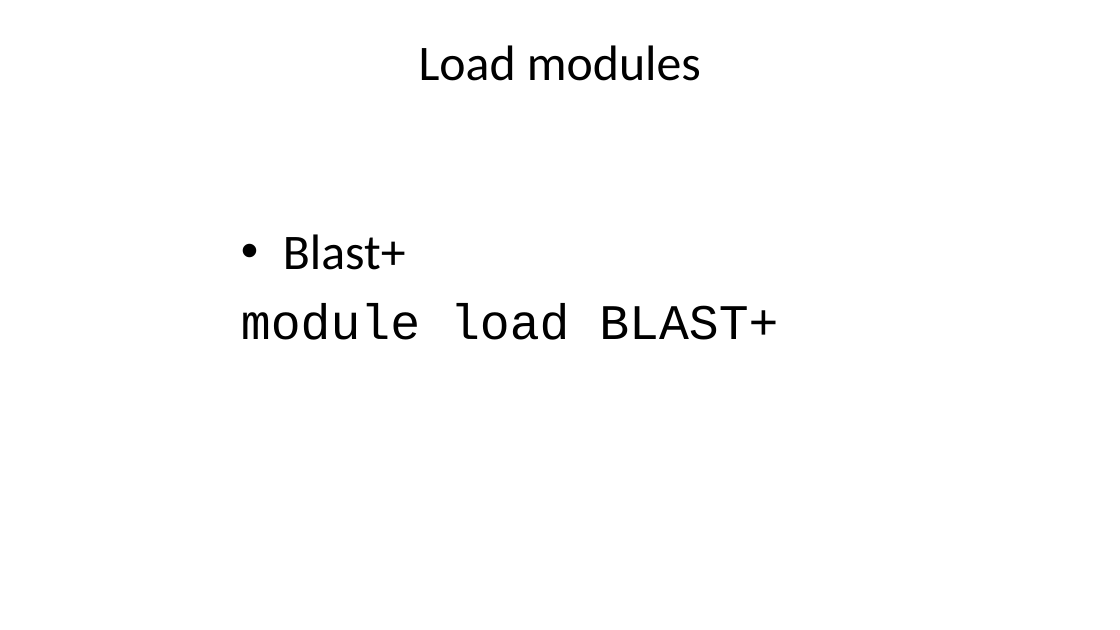
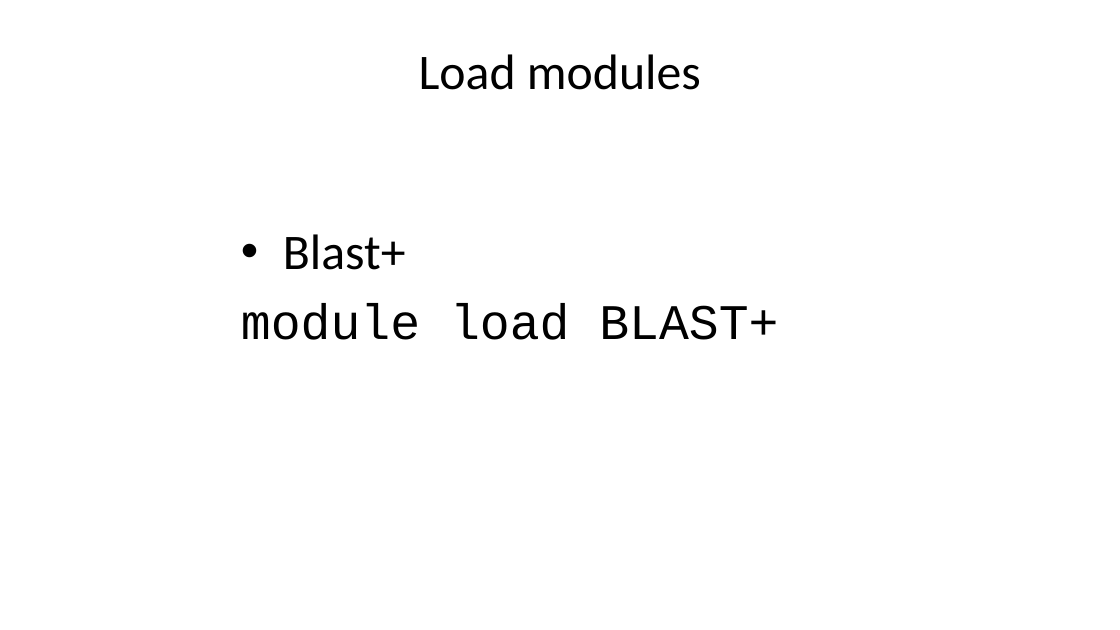
Before and after one commit to liu3zhenlab/teaching, a slide deck: slide 7 of PLPTH813Bioinformatis/2025/2_lab/lab03_alignment.pptx. Drawn at 1120x630 pixels with LibreOffice and Linux fonts; fonts in the diff are those of the drawing. Boxes give left, top, right and bottom in pixels: in the first picture for what was removed or moved away, otherwise in the second. Text is boxed around its words. In the diff, an @@ line names an element or a change of style, - is before the commit and + after.

```diff
--- a/PLPTH813Bioinformatis/2025/2_lab/lab03_alignment.pptx
+++ b/PLPTH813Bioinformatis/2025/2_lab/lab03_alignment.pptx
@@ title "Load modules": place and size @@
-title "Load modules" at box(419, 45, 701, 81)
+title "Load modules" at box(419, 54, 701, 90)
```
Also in this commit, not shown: 2 other slides changed, 1 slide added.
